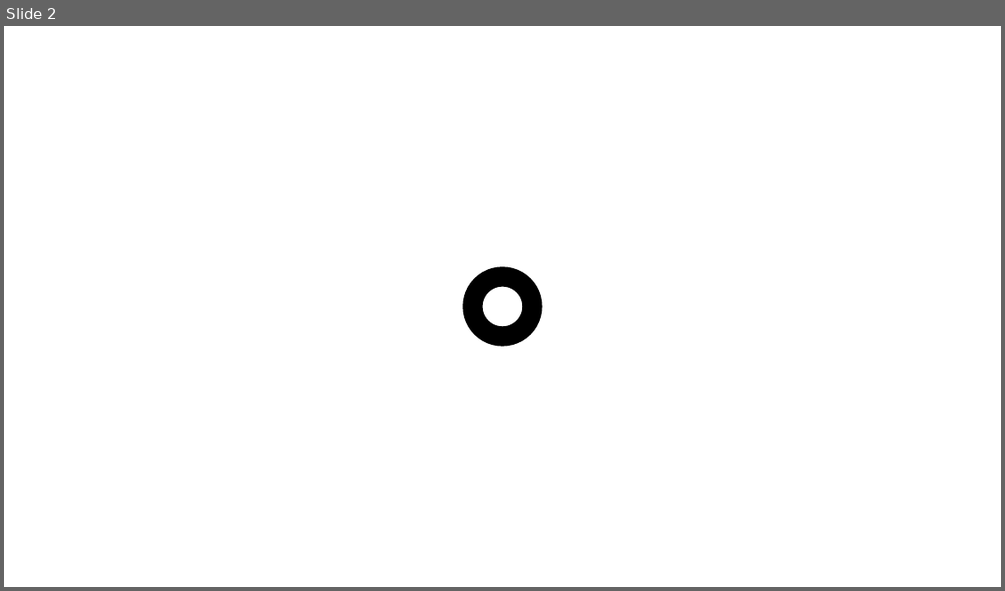
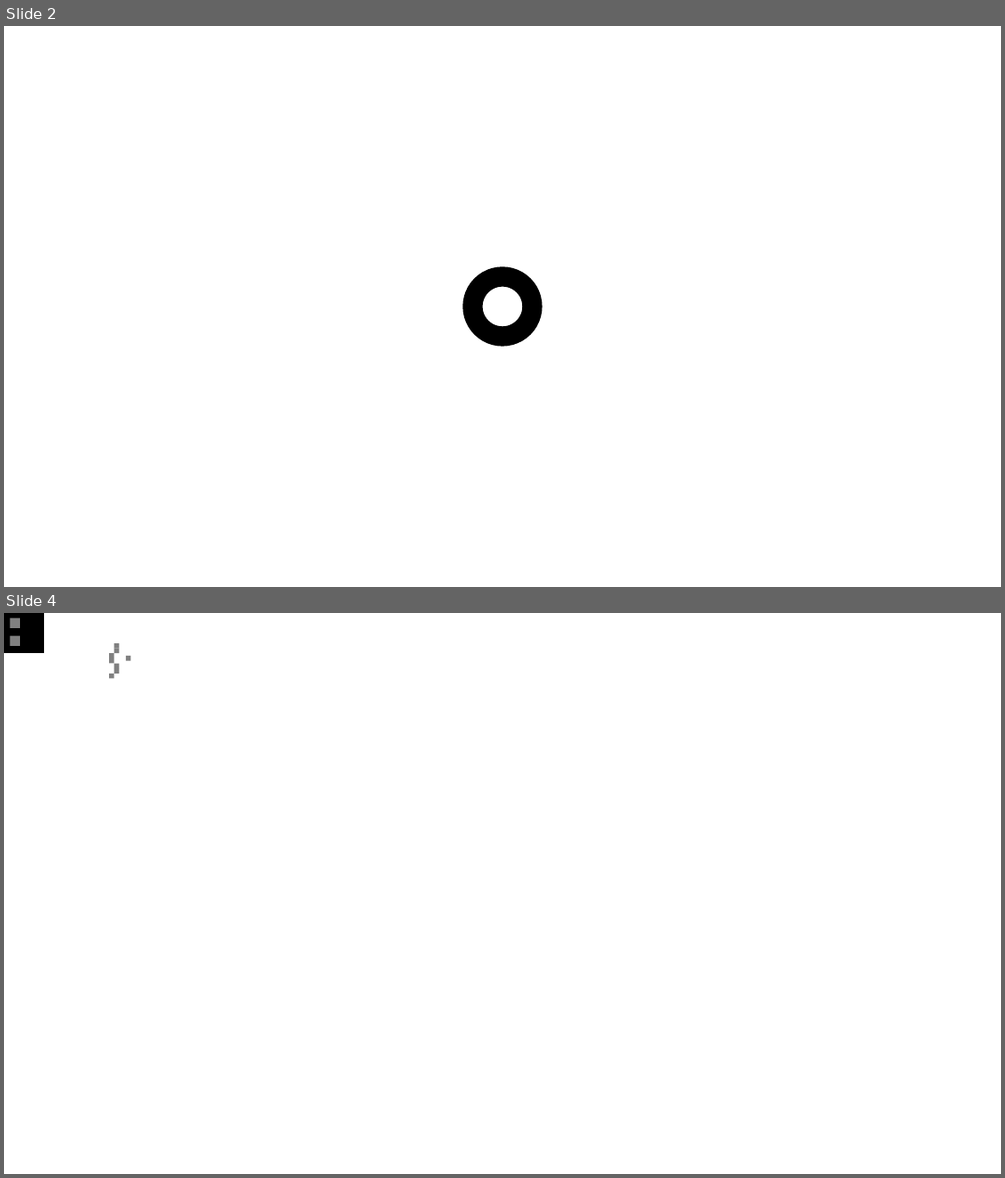
Before and after one commit to sunwhale/base, a slide deck: base/static/imgs/logo.pptx. Shown one above the other, each under a label of ours: slide 2 before the commit, slides 2 and 4 after it; the slides between them are not shown. The pictures are 1005x591 and 1005x1178 pixels, drawn with LibreOffice and Linux fonts; fonts in the diff are those of the drawing. Boxes give left, top, right and bottom in pixels: in the first picture for what was removed or moved away, otherwise in the second. Text is boxed around its words. In the diff, an @@ line names an element or a change of style, - is before the commit and + after.

```diff
--- a/base/static/imgs/logo.pptx
+++ b/base/static/imgs/logo.pptx
@@ slide 4 added at (4, 613, 1001, 1174), background #FFFFFF @@
@@ rectangle added at (4, 613, 44, 653), fill #000000 @@
@@ rectangle added at (10, 618, 20, 628), fill #808080 @@
@@ rectangle added at (10, 636, 20, 646), fill #808080 @@
@@ rectangle added at (109, 653, 114, 658), fill #808080 @@
@@ rectangle added at (109, 658, 114, 664), fill #808080 @@
@@ rectangle added at (114, 643, 119, 649), fill #808080 @@
@@ rectangle added at (114, 648, 119, 653), fill #808080 @@
@@ rectangle added at (114, 663, 119, 668), fill #808080 @@
@@ rectangle added at (126, 656, 131, 661), fill #808080 @@
@@ rectangle added at (109, 674, 114, 679), fill #808080 @@
@@ rectangle added at (114, 668, 119, 674), fill #808080 @@
```
Also in this commit, not shown: 1 other slide added, 9 other files.
